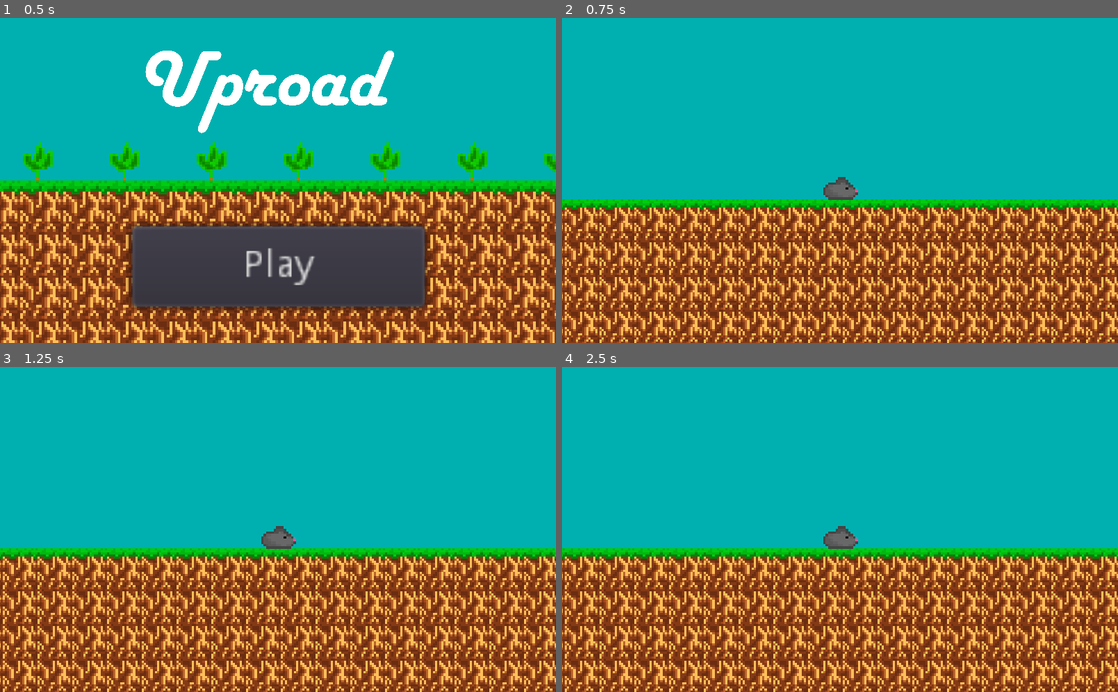
Above: before the commit, frames 1-4 (two rows, left to right).
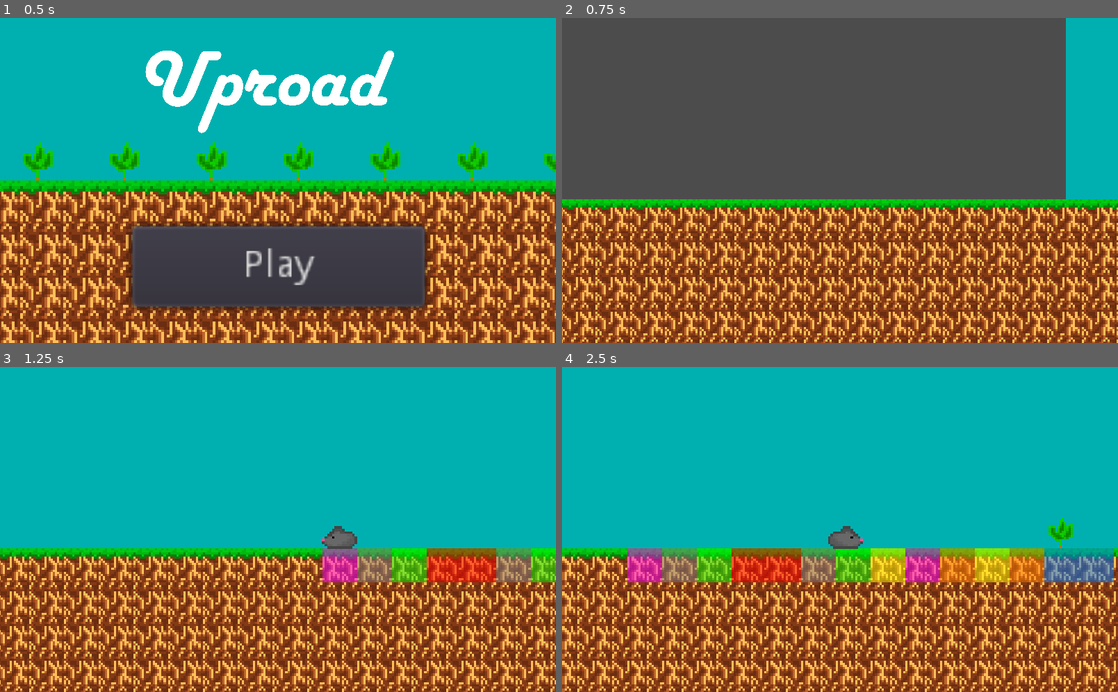
Above: after the commit, the same moments.

Repository: EndersteveGamer/GGJ-2023
Game: Godot game, scene res://Scene/Intro/Intro.tscn
Two runs of this game, one before a commit and one after it. Both use one fixed random seed, a clock stepped at 60 frames per second and the inputs below.
Inputs:
- Up to frame 1 (0.5 s): no input
- Up to frame 2 (0.75 s): click "Play" at 0.5 s
- Up to frame 3 (1.25 s): no input
- Up to frame 4 (2.5 s): hold Right (ui_right) 1.28-2.03 s; hold Down (ui_down) from 2.03 s (still down)

Frame 1 is identical in both runs. In frame 2, 81% of the frame differs, in the area x 0-100%, y 0-100%; in frame 3, 32%; in frame 4, 35%.
Error before the commit: Invalid get index 'dead' (on base: 'Nil'). (res://Script/Rat.gd:182)

Commit message:
Plant death fix

Diff:
--- a/The Other Godot Project/Script/Rat.gd
+++ b/The Other Godot Project/Script/Rat.gd
@@ -179,11 +179,12 @@
 	move_and_slide(deltaSpeed)
 
 func _physics_process(delta):
-	if uproot.dead:
-		remove_child(uproot)
-		uproot.queue_free()
-		grabbed.texture=null
-		uproot=null
+	if uproot!=null:
+		if uproot.dead:
+			remove_child(uproot)
+			uproot.queue_free()
+			grabbed.texture=null
+			uproot=null
 	if uprooting>0:
 		playerUproot(delta)
 	else:
